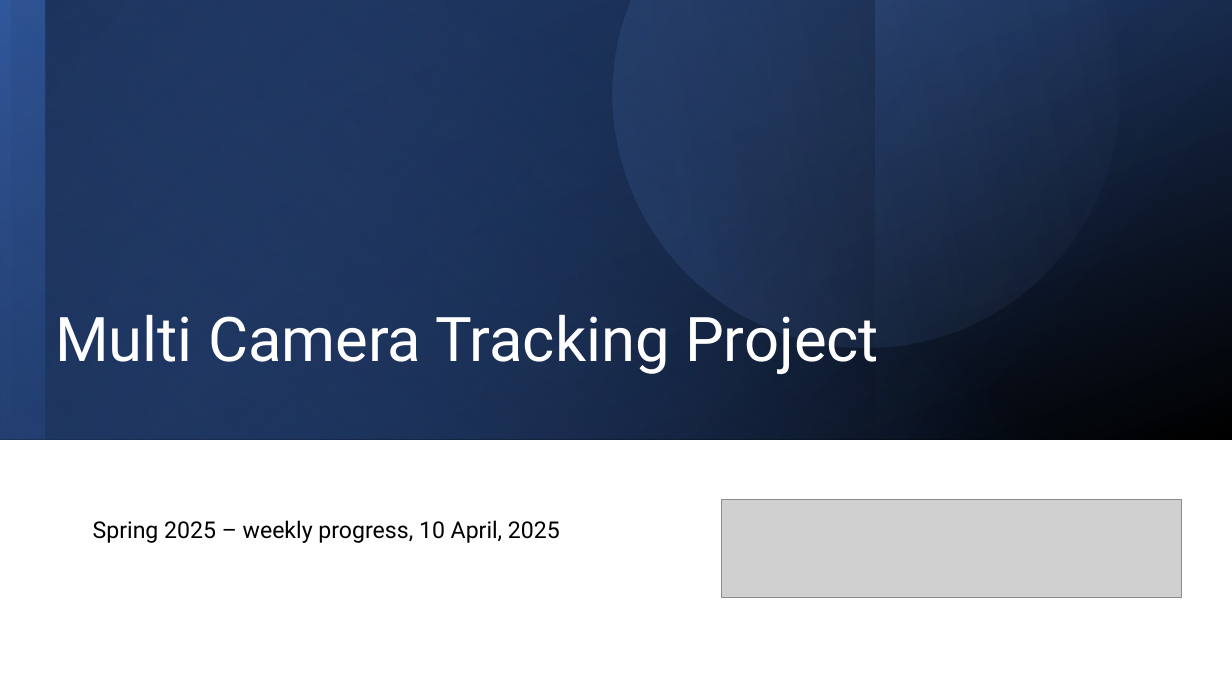
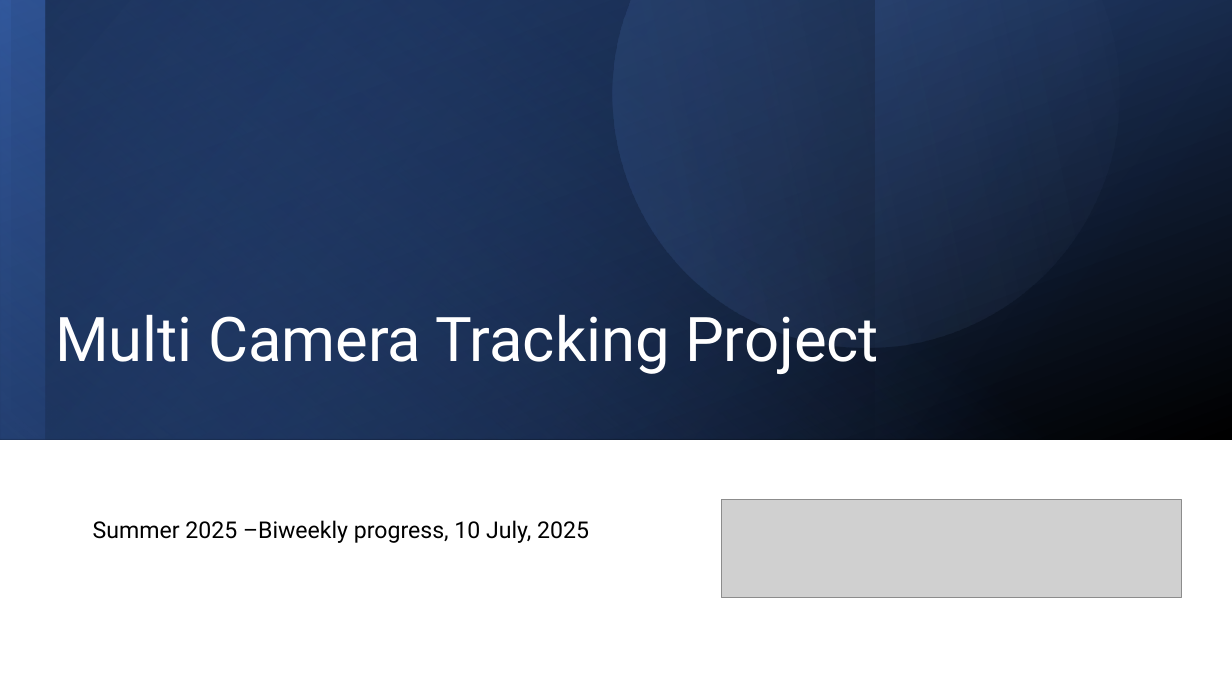
Before and after one commit to ManishGovind/transfer, a slide deck: slide 1 of Temp.pptx. Drawn at 1232x693 pixels with LibreOffice and Linux fonts; fonts in the diff are those of the drawing; grey boxes stand for pictures. Boxes give left, top, right and bottom in pixels: in the first picture for what was removed or moved away, otherwise in the second. Text is boxed around its words. In the diff, an @@ line names an element or a change of style, - is before the commit and + after.

Commit message:
Added 10 July updates

```diff
--- a/Temp.pptx
+++ b/Temp.pptx
@@ text at [93, 520, 589, 543]: text changed @@
-Spring 2025 – weekly progress, 10 April, 2025
+Summer 2025 –Biweekly progress, 10 July, 2025
```
Also in this commit, not shown: 1 other slide changed, 21 slides added, 22 slides removed.
